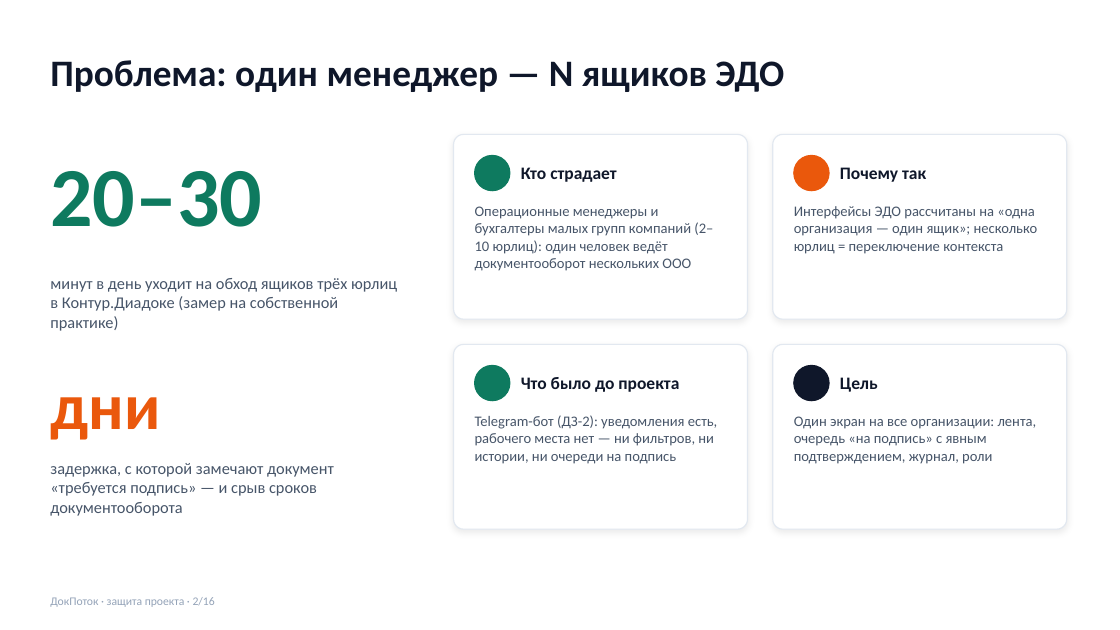
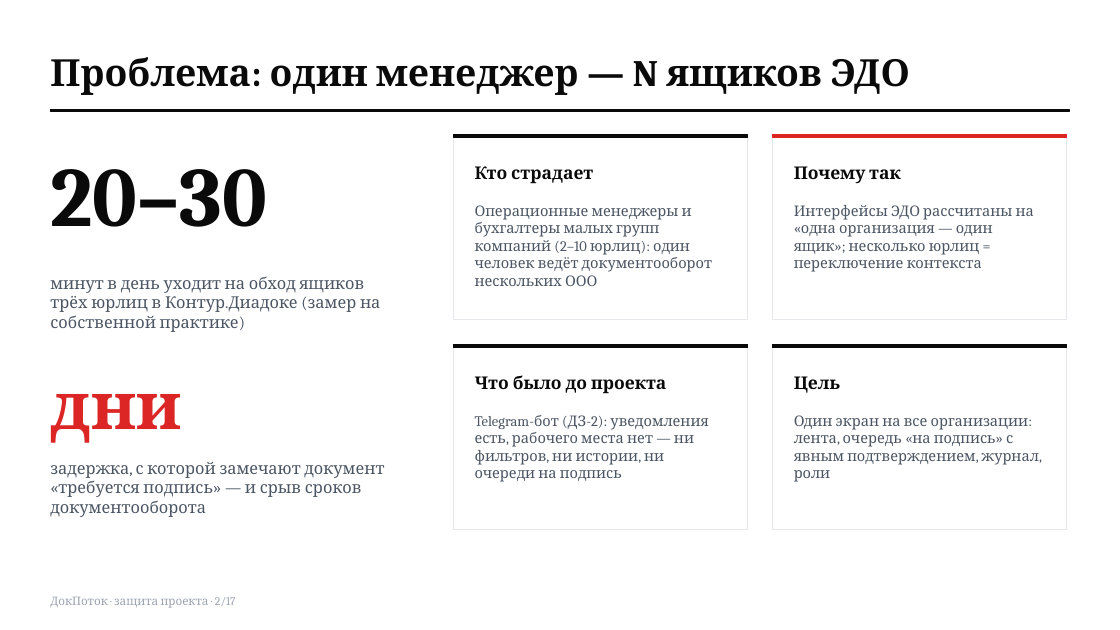
Before and after one commit to topchiiaa-eng/docflow, a slide deck: slide 2 of docs/presentation.pptx. Drawn at 1120x630 pixels with LibreOffice and Linux fonts; fonts in the diff are those of the drawing. Boxes give left, top, right and bottom in pixels: in the first picture for what was removed or moved away, otherwise in the second. Text is boxed around its words. In the diff, an @@ line names an element or a change of style, - is before the commit and + after.

```diff
--- a/docs/presentation.pptx
+++ b/docs/presentation.pptx
@@ rectangle added at bbox=[50, 109, 1070, 112], fill #0A0A0A, outline #0A0A0A 1 pt @@
@@ text "20–30" at bbox=[50, 169, 267, 227]: font Calibri to Cambria, text colour #0E7A5F to #0A0A0A @@
@@ rounded rectangle removed at bbox=[454, 134, 748, 319] @@
@@ rectangle added at bbox=[454, 134, 748, 319], fill #FFFFFF, outline #E5E7EB 1 pt @@
@@ rectangle added at bbox=[454, 134, 748, 138], fill #0A0A0A, outline #0A0A0A 1 pt @@
@@ rounded rectangle removed at bbox=[773, 134, 1067, 319] @@
@@ rectangle added at bbox=[773, 134, 1067, 319], fill #FFFFFF, outline #E5E7EB 1 pt @@
@@ rectangle added at bbox=[773, 134, 1067, 138], fill #DC2626, outline #DC2626 1 pt @@
@@ ellipse removed at bbox=[475, 155, 510, 191] @@
@@ ellipse removed at bbox=[794, 155, 829, 191] @@
@@ rounded rectangle removed at bbox=[454, 344, 748, 529] @@
@@ rectangle added at bbox=[454, 344, 748, 529], fill #FFFFFF, outline #E5E7EB 1 pt @@
@@ rectangle added at bbox=[454, 344, 748, 348], fill #0A0A0A, outline #0A0A0A 1 pt @@
@@ rounded rectangle removed at bbox=[773, 344, 1067, 529] @@
@@ rectangle added at bbox=[773, 344, 1067, 529], fill #FFFFFF, outline #E5E7EB 1 pt @@
@@ rectangle added at bbox=[773, 344, 1067, 348], fill #0A0A0A, outline #0A0A0A 1 pt @@
@@ text "дни" at bbox=[50, 394, 181, 443]: font Calibri to Cambria, text colour #EA580C to #DC2626 @@
@@ ellipse removed at bbox=[475, 365, 510, 401] @@
@@ font Calibri to Cambria, text colour #0F172A to #0A0A0A in 5 elements at bbox=[50, 57, 910, 95], bbox=[475, 166, 593, 184], bbox=[794, 166, 901, 184], bbox=[475, 375, 666, 394], bbox=[794, 376, 840, 393] @@
@@ 4 texts: place and size @@
-4 texts at bbox=[521, 167, 926, 392]
+4 texts at bbox=[475, 166, 901, 394]
@@ ellipse removed at bbox=[794, 365, 829, 401] @@
@@ font Calibri to Cambria, text colour #475569 to #4B5563 in 6 elements at bbox=[50, 276, 380, 332], bbox=[50, 462, 384, 517], bbox=[475, 205, 712, 286], bbox=[794, 205, 1034, 272], bbox=[475, 415, 708, 482], bbox=[794, 415, 1039, 482] @@
@@ text at bbox=[50, 597, 236, 608]: text changed; font Calibri to Cambria; text colour #94A3B8 to #9CA3AF @@
-ДокПоток · защита проекта · 2/16
+ДокПоток · защита проекта · 2/17
```
Also in this commit, not shown: 15 other slides changed, 1 slide added, 12 other files.
